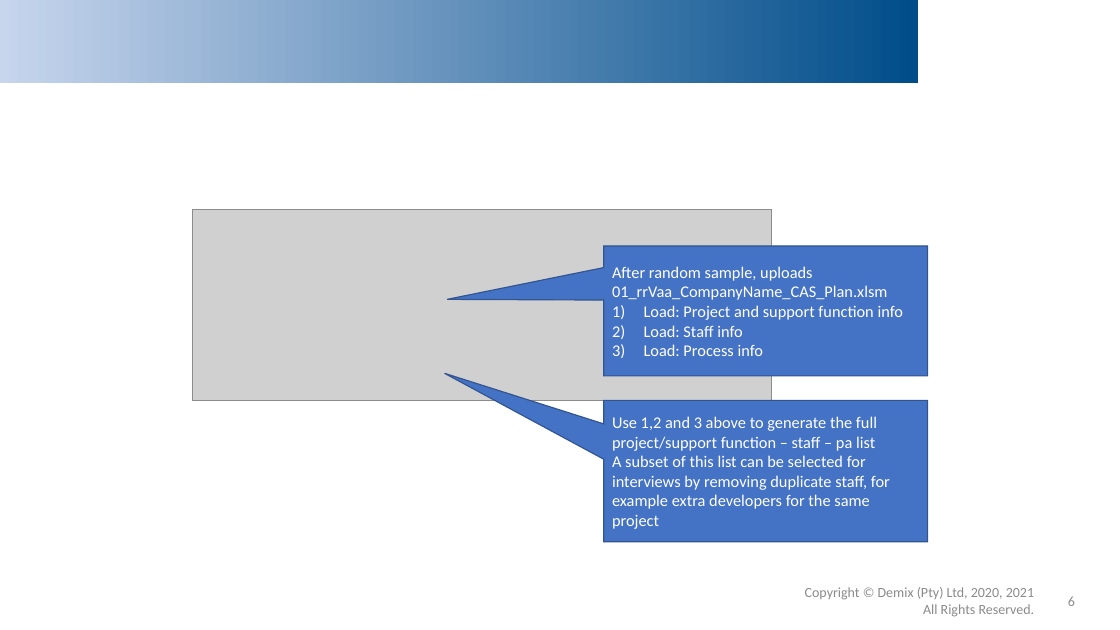
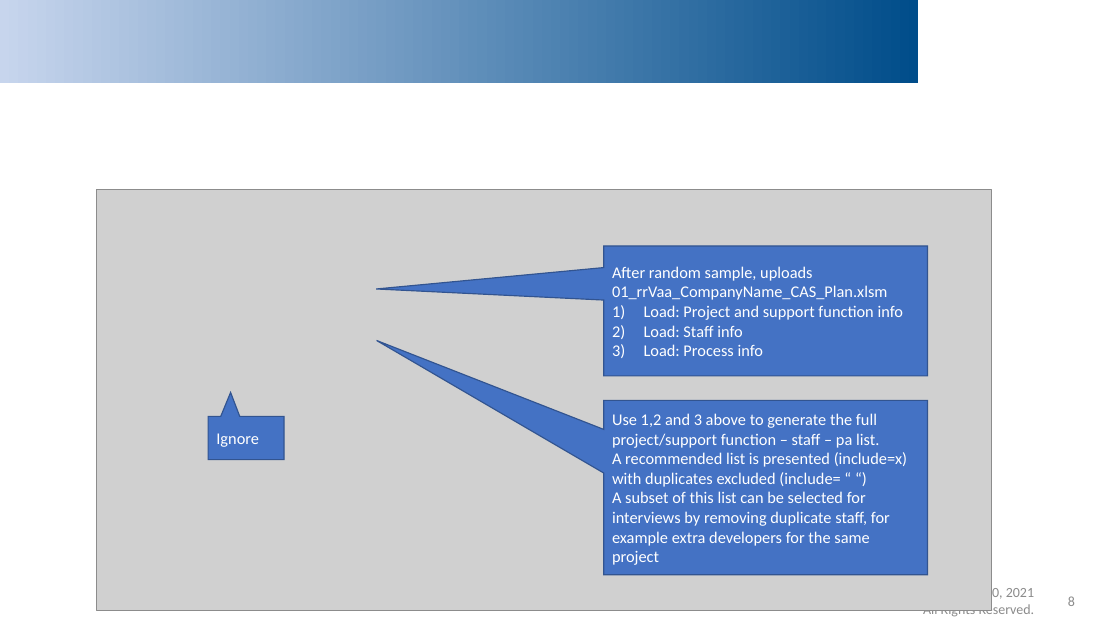
Before and after one commit to DemixTech/CMMITools, a slide deck: slide 8 of 02_Overview.pptx (slide 6 before the commit). Drawn at 1120x630 pixels with LibreOffice and Linux fonts; fonts in the diff are those of the drawing; grey boxes stand for pictures; background and template pictures are left out. Boxes give left, top, right and bottom in pixels: in the first picture for what was removed or moved away, otherwise in the second. Text is boxed around its words. In the diff, an @@ line names an element or a change of style, - is before the commit and + after.

```diff
--- a/02_Overview.pptx
+++ b/02_Overview.pptx
@@ picture added at bbox=[97, 189, 991, 610] @@
@@ picture removed at bbox=[192, 210, 772, 401] @@
@@ speech box "After random sample, uploads 01_rrVaa_CompanyName_CAS_Plan.x ..." at bbox=[604, 246, 928, 376]: proportions changed @@
@@ speech box added at bbox=[208, 417, 284, 460], fill #4472C4, outline #325491 1 pt, 14 pt, text #FFFFFF @@
+Ignore
@@ speech box "Use 1,2 and 3 above ..." at bbox=[604, 401, 928, 576]: proportions changed @@
@@ speech box "Use 1,2 and 3 above ...": place and size @@
-speech box "Use 1,2 and 3 above ..." at bbox=[604, 401, 928, 542]
+speech box "Use 1,2 and 3 above ..." at bbox=[604, 401, 928, 576]
@@ text in speech box at bbox=[612, 413, 907, 487]: text changed @@
-Use 1,2 and 3 above to generate the full project/support function – staff – pa list
+Use 1,2 and 3 above to generate the full project/support function – staff – pa list.
+A recommended list is presented (include=x) with duplicates excluded (include= “ “)
@@ page number at bbox=[1068, 596, 1075, 606]: text changed @@
-6
+8
```
Also in this commit, not shown: 4 other slides changed, 2 slides added, 59 other files.
